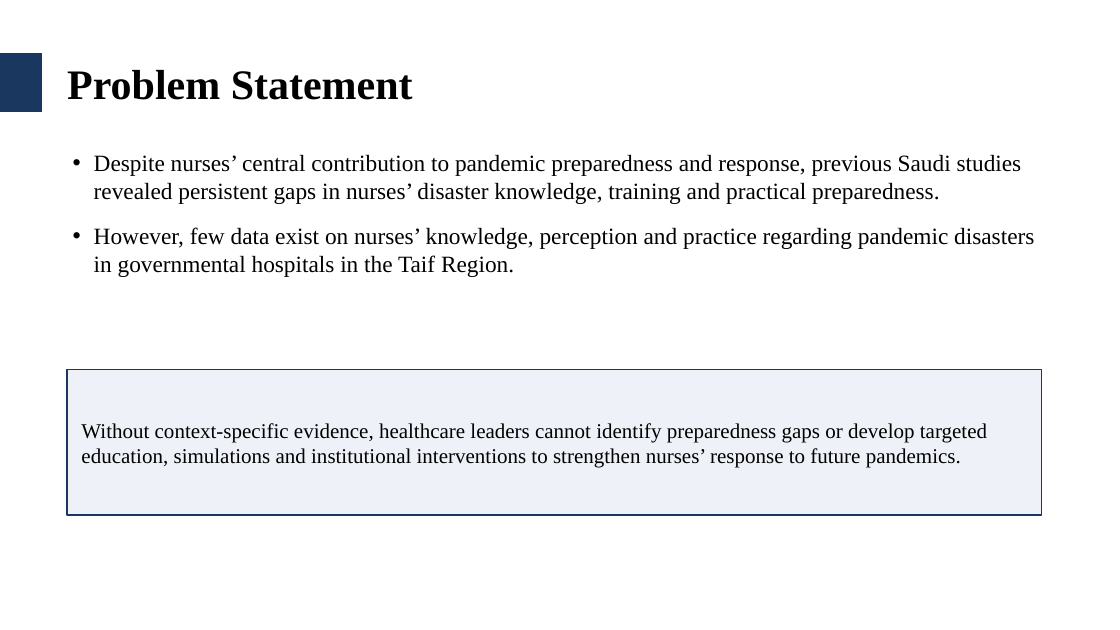
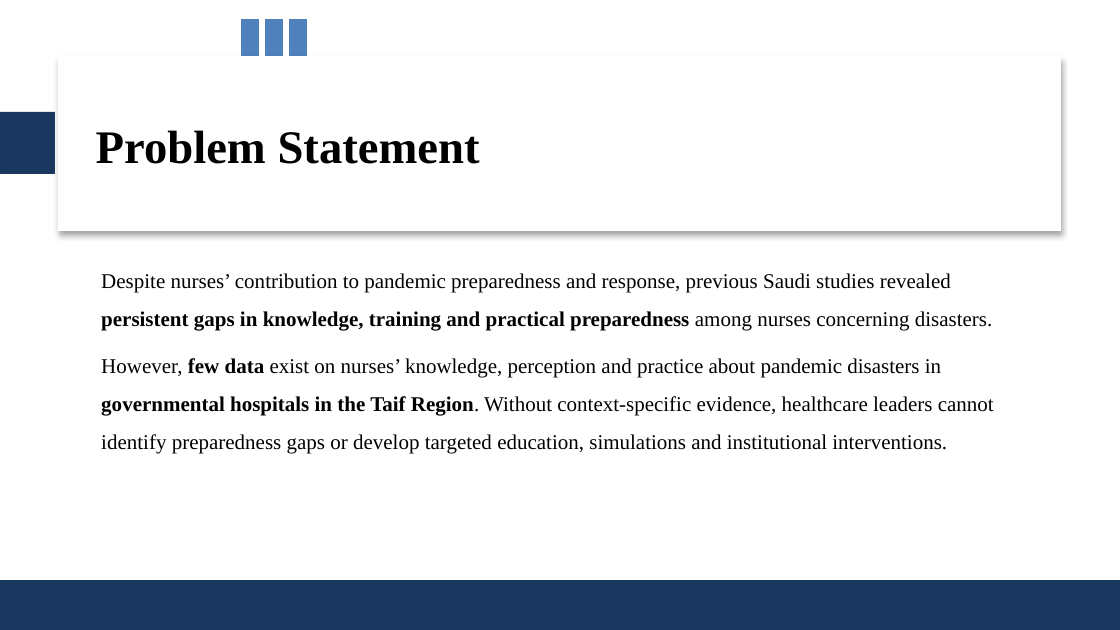
Before and after one commit to alinoshiliabunader-arch/CIPC, a slide deck: slide 5 of Samirah_Alkhaldi_Thesis_Defense.pptx. Drawn at 1120x630 pixels with LibreOffice and Linux fonts; fonts in the diff are those of the drawing; background and template pictures are left out. Boxes give left, top, right and bottom in pixels: in the first picture for what was removed or moved away, otherwise in the second. Text is boxed around its words. In the diff, an @@ line names an element or a change of style, - is before the commit and + after.

```diff
--- a/Samirah_Alkhaldi_Thesis_Defense.pptx
+++ b/Samirah_Alkhaldi_Thesis_Defense.pptx
@@ rectangle added at [241, 19, 258, 229], fill #4F81BD, outline #4F81BD 1 pt @@
@@ rectangle added at [265, 19, 282, 229], fill #4F81BD, outline #4F81BD 1 pt @@
@@ rectangle added at [290, 19, 306, 229], fill #4F81BD, outline #4F81BD 1 pt @@
@@ rectangle removed at [0, 53, 42, 112] @@
@@ rectangle added at [59, 57, 1061, 231], fill #FFFFFF, outline #FFFFFF 1 pt @@
@@ text "Problem Statement": place and size @@
-text "Problem Statement" at [67, 70, 413, 100]
+text "Problem Statement" at [96, 130, 480, 164]
@@ text "Problem Statement" at [96, 130, 480, 164]: size 54 to 60 pt @@
@@ rectangle added at [0, 112, 55, 174], fill #1A3760, outline #1A3760 1 pt @@
@@ text at [101, 273, 994, 453]: text changed; size 30 to 27 pt @@
-• Despite nurses’ central contribution to pandemic preparedness and response, previous Saudi studies revealed persistent gaps in nurses’ disaster knowledge, training and practical preparedness.
-• However, few data exist on nurses’ knowledge, perception and practice regarding pandemic disasters in governmental hospitals in the Taif Region.
+Despite nurses’ contribution to pandemic preparedness and response, previous Saudi studies revealed persistent gaps in knowledge, training and practical preparedness among nurses concerning disasters.
+However, few data exist on nurses’ knowledge, perception and practice about pandemic disasters in governmental hospitals in the Taif Region. Without context-specific evidence, healthcare leaders cannot identify preparedness gaps or develop targeted education, simulations and institutional interventions.
@@ rectangle removed at [67, 370, 1042, 515] @@
@@ text removed at [81, 423, 987, 468] @@
-Without context-specific evidence, healthcare leaders cannot identify preparedness gaps or develop targeted education, simulations and institutional interventions to strengthen nurses’ response to future pandemics.
@@ rectangle added at [0, 580, 1120, 630], fill #1A3760, outline #1A3760 1 pt @@
@@ page number removed at [1058, 595, 1103, 623] @@
-5
```
Also in this commit, not shown: 40 other slides changed, 3 slides added, 2 slides removed.
